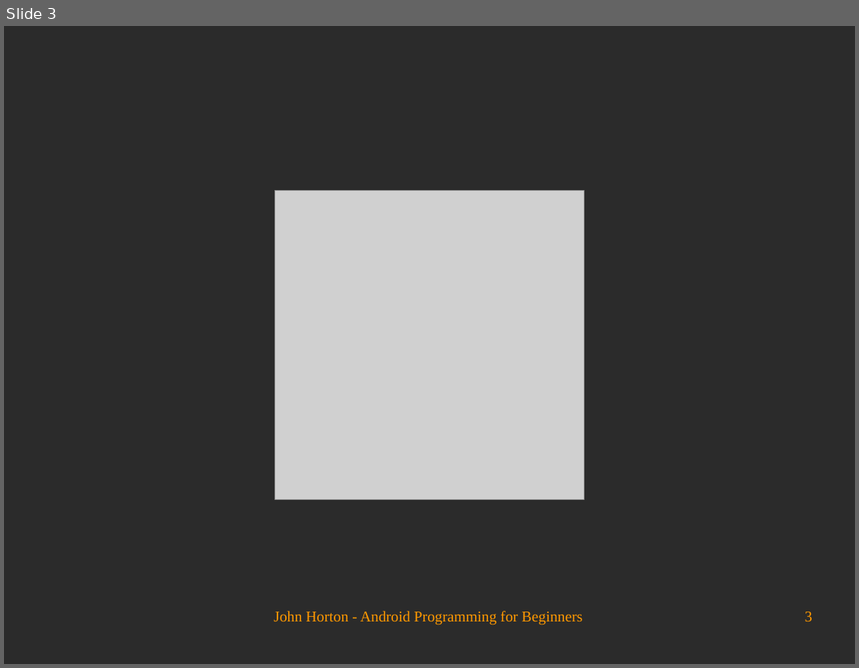
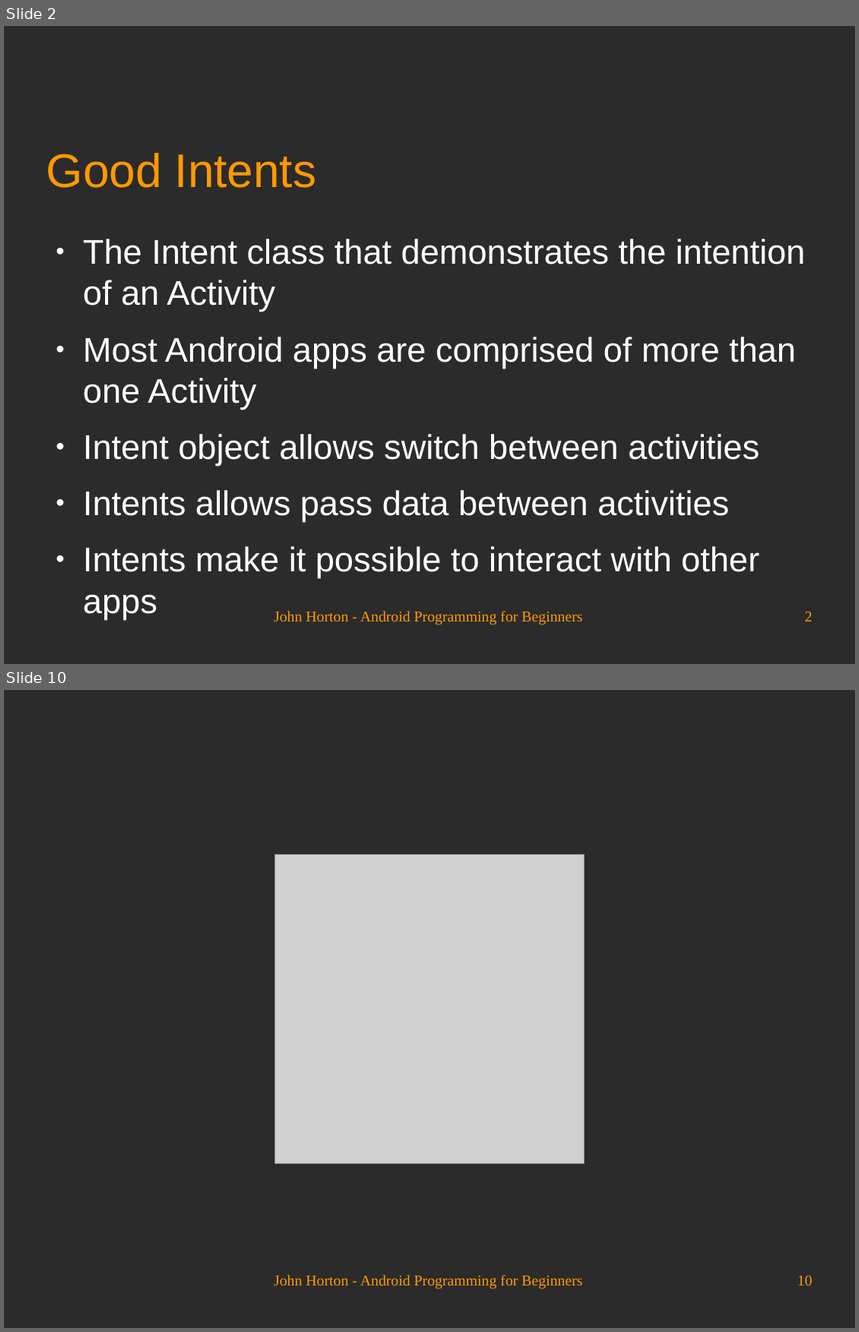
Before and after one commit to Academy-Soft-Intellect/Android-Programming-for-Beginners, a slide deck: 15_Android_Intent_and_Persistence.odp. Shown one above the other, each under a label of ours: slide 3 before the commit, slides 2 and 10 after it; the slides between them are not shown. The pictures are 859x668 and 859x1332 pixels, drawn with LibreOffice and Linux fonts; fonts in the diff are those of the drawing; grey boxes stand for pictures; background and template pictures are left out; a plain dark background stands for a picture behind light text. Boxes give left, top, right and bottom in pixels: in the first picture for what was removed or moved away, otherwise in the second. Text is boxed around its words. In the diff, an @@ line names an element or a change of style, - is before the commit and + after.

```diff
--- a/15_Android_Intent_and_Persistence.odp
+++ b/15_Android_Intent_and_Persistence.odp
@@ slide 2 added at [4, 26, 855, 664], background picture (left out) @@
@@ title added at [47, 153, 316, 188], 44 pt, text #FF9900 @@
+Good Intents
@@ text added at [83, 239, 806, 579], 32 pt, text #FFFFFF @@
+● The Intent class that demonstrates the intention of an Activity
+● Most Android apps are comprised of more than one Activity
+● Intent object allows switch between activities
+● Intents allows pass data between activities
+● Intents make it possible to interact with other apps
@@ text added at [274, 611, 582, 626], 14 pt, text #FF9900 @@
+John Horton - Android Programming for Beginners
@@ page number added at [805, 612, 813, 622], 14 pt, text #FF9900 @@
+2
@@ what was slide 3 is now slide 10 @@
@@ page number at [797, 1276, 813, 1286]: text changed @@
-3
+10
```
Also in this commit, not shown: 2 slides changed, 6 other slides added.
